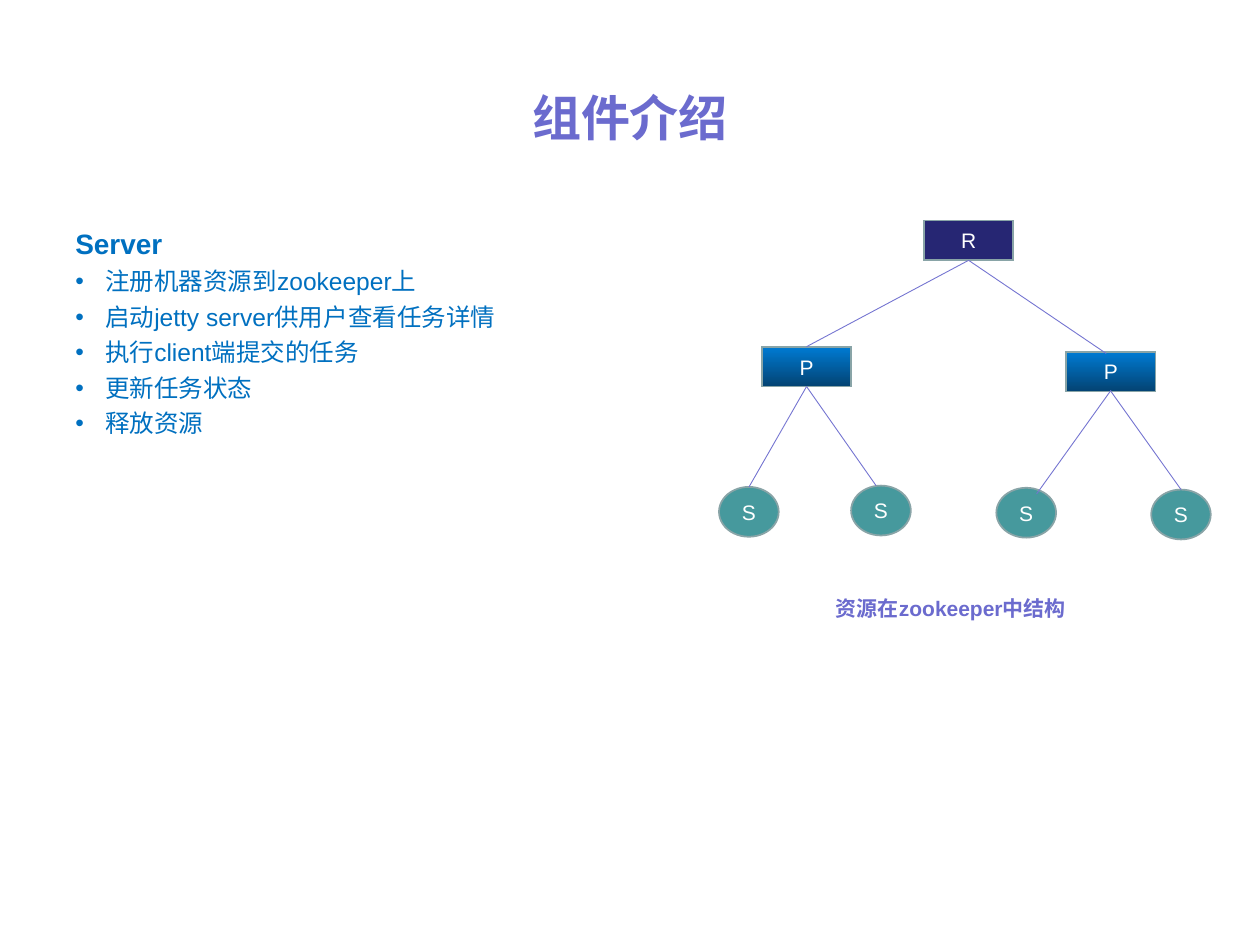
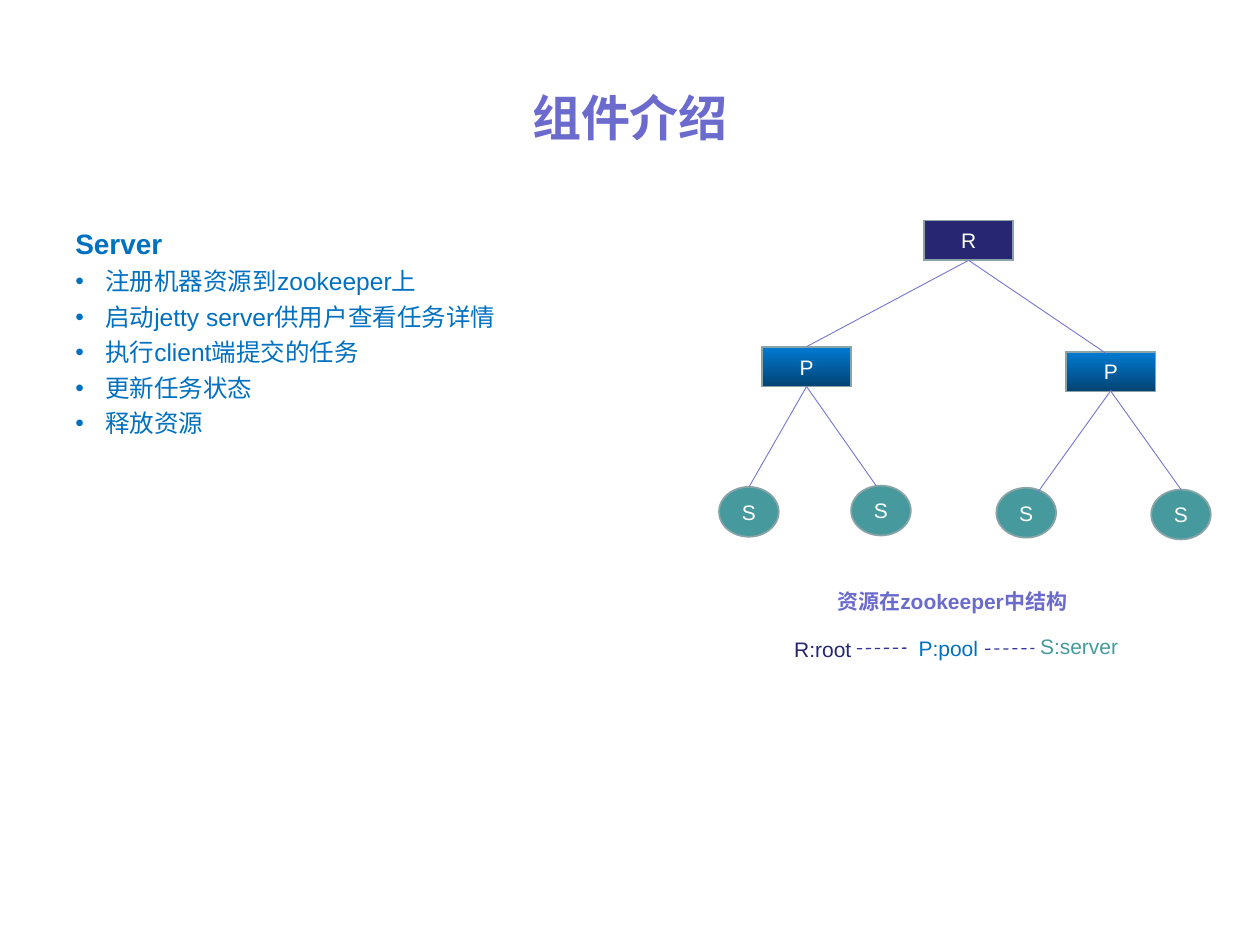
Before and after one commit to ylpu/distribute-scheduler, a slide deck: slide 8 of files/dis-scheduler.ppt. Drawn at 1260x945 pixels with LibreOffice and Linux fonts; fonts in the diff are those of the drawing. Boxes give left, top, right and bottom in pixels: in the first picture for what was removed or moved away, otherwise in the second. Text is boxed around its words. In the diff, an @@ line names an element or a change of style, - is before the commit and + after.

```diff
--- a/files/dis-scheduler.ppt
+++ b/files/dis-scheduler.ppt
@@ text "资源在zookeeper中结构": place and size @@
-text "资源在zookeeper中结构" at (836, 598, 1066, 621)
+text "资源在zookeeper中结构" at (837, 591, 1067, 614)
@@ text added at (794, 642, 851, 657), 12 pt, text #262673 @@
+R:root
@@ line added from (857, 649) to (906, 648), #333399 0.74 pt dashed @@
@@ text added at (919, 640, 978, 660), 12 pt, text #0070C0 @@
+P:pool
@@ line added from (985, 649) to (1034, 649), #333399 0.74 pt dashed @@
@@ text added at (1040, 639, 1118, 654), 12 pt, text #46999D @@
+S:server
```
Also in this commit, not shown: 6 other slides changed, 4 other files.
